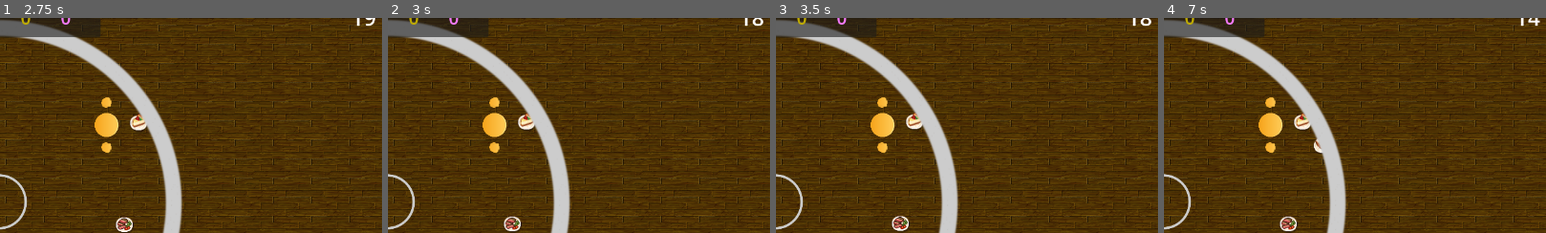
Above: before the commit, frames 1-4 (left to right).
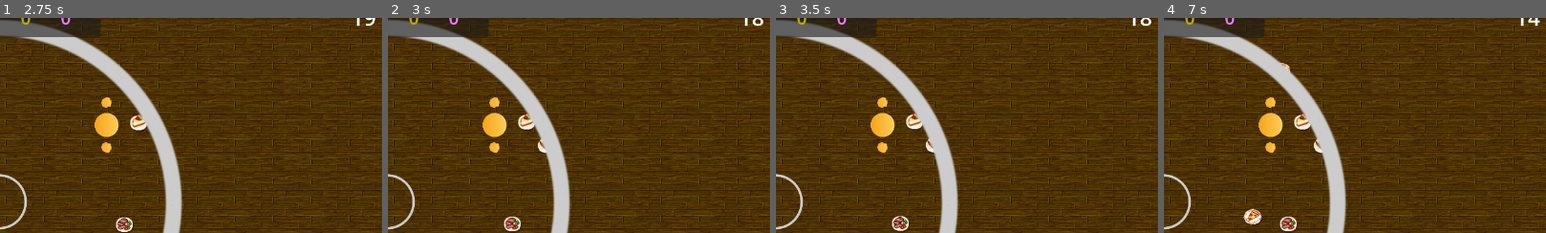
Above: after the commit, the same moments.

Repository: louiidev/ggj24_sumo
Game: Godot game, scene res://Scenes/Lobby.tscn
Two runs of this game, one before a commit and one after it. Both use one fixed random seed, a clock stepped at 60 frames per second and the inputs below.
Inputs:
- Up to frame 1 (2.75 s): tap Enter (ui_accept) at 0.5, 0.77, 1.52 s
- Up to frame 2 (3 s): no input
- Up to frame 3 (3.5 s): tap Enter (ui_accept) at 3.02 s
- Up to frame 4 (7 s): tap Enter (ui_accept) at 3.77, 4.52, 6.02, 6.77 s
The pictures show only the part of the screen within x 49-99%, y 7-57%; the shares and areas given below are measured in that part.

Frame 1 is identical in both runs. In frame 2, 0.1% of the frame differs, in the area x 39-42%, y 56-64%; in frame 3, less than 0.1%; in frame 4, 0.3%, in the area x 20-33%, y 20-97%.

Commit message:
added 3 new powerups

Diff:
--- a/Scenes/Player.gd
+++ b/Scenes/Player.gd
@@ -10,6 +10,7 @@
 var playerLookDirection = Vector2.ZERO
 var lookDirection = 0.0
 var speedBoostSeconds = 0
+var stuckBoostSeconds = 0
 
 var hasTackled: bool = false;
 
@@ -27,13 +28,14 @@
 	var texture = ImageTexture.create_from_image(image)
 	body.texture = texture
 
-
 # Called when the node enters the scene tree for the first time.
 func _ready():
 	gravity_scale = 0.0
 	lock_rotation = true
 	GameGlobals.updateScore.connect(scoreUpdate)
 	set_sprite()
+	GameGlobals.updateCountdown.connect(tickProcess)
+	GameGlobals.powerupTrigger.connect(handlePowerup)
 
 func _process(delta):
 	if !is_player:
@@ -76,7 +78,12 @@
 		$Labels.rotation = rotation * -1
 
 func _integrate_forces(state):
-	state.apply_force(playerMoveDirection * moveSpeed)
+	var boostMultiplier = 1
+	if(speedBoostSeconds > 0):
+		boostMultiplier = boostMultiplier * 2.5
+	if(stuckBoostSeconds > 0):
+		boostMultiplier = boostMultiplier * 0.4
+	state.apply_force(playerMoveDirection * moveSpeed * boostMultiplier)
 
 	if !is_player:
 		return
@@ -88,8 +95,10 @@
 
 func handlePowerup(powerupType):
 	match powerupType:
-		3: #SPEED_PLAYER
-			speedBoostSeconds = 3
+		GameGlobals.powerupType.SPEED_PLAYER:
+			speedBoostSeconds = 5
+		GameGlobals.powerupType.MUD:
+			stuckBoostSeconds = 5
 
 func scoreUpdate(playerNumIn, scoreIn):
 	if(deviceId == playerNumIn):
@@ -116,3 +125,9 @@
 
 func _on_attack_timer_timeout():
 	canAttack = true
+
+func tickProcess():
+	if(speedBoostSeconds > 0):
+		speedBoostSeconds -=1
+	if(stuckBoostSeconds > 0):
+		stuckBoostSeconds -=1
--- a/Scenes/Powerup.gd
+++ b/Scenes/Powerup.gd
@@ -51,16 +51,14 @@
 "98_sushi_dish.png",
 "51_giantgummybear_dish.png"]
 
-enum powerupType {SCORE,DUD,REVERSE_SCORE,SPEED_PLAYER}
-
-var type:powerupType = powerupType.DUD
+var type:GameGlobals.powerupType = GameGlobals.powerupType.DUD
 
 @export var timeToLive = 10
 
 # Called when the node enters the scene tree for the first time.
 func _ready():
 	$Dish.texture = load('images/food/' + food_files.pick_random())
-	type = powerupType.values().pick_random()
+	type = GameGlobals.powerupType.values().pick_random()
 	GameGlobals.updateCountdown.connect(updateCountdown)
 
 func updateCountdown():
@@ -70,19 +68,26 @@
 
 func onPlayerTouch(objIn):
 	match type:
-		powerupType.SCORE:
+		GameGlobals.powerupType.SCORE:
 			GameGlobals.playerScores[objIn.deviceId] += 10
 			GameGlobals.updateScore.emit(objIn.deviceId, 10)
 			$Label.text = '10 Points'
-		powerupType.DUD:
+		GameGlobals.powerupType.DUD:
 			$Label.text = 'Bad luck!'
-		powerupType.REVERSE_SCORE:
+		GameGlobals.powerupType.REVERSE_SCORE:
 			$Label.text = 'King loser'
-			GameGlobals.powerupTrigger.emit(powerupType.REVERSE_SCORE)
-		powerupType.SPEED_PLAYER:
+			GameGlobals.powerupTrigger.emit(GameGlobals.powerupType.REVERSE_SCORE)
+		GameGlobals.powerupType.SPEED_PLAYER:
 			$Label.text = 'Need for speed'
-			print(objIn)
-			objIn.handlePowerup(powerupType.SPEED_PLAYER)
+			objIn.handlePowerup(GameGlobals.powerupType.SPEED_PLAYER)
+		GameGlobals.powerupType.MUD:
+			$Label.text = 'Stuck in the mud'
+			GameGlobals.powerupTrigger.emit(GameGlobals.powerupType.MUD)
+			objIn.stuckBoostSeconds = 0
+		GameGlobals.powerupType.TELEPORT:
+			$Label.text = 'Suprise!'
+			GameGlobals.powerupTrigger.emit(GameGlobals.powerupType.TELEPORT)
+
 
 	$Label.visible = true
 	var tween = get_tree().create_tween()
--- a/Scenes/main.gd
+++ b/Scenes/main.gd
@@ -15,6 +15,7 @@
 func _ready():
 	for num in powerupsAtStart:
 		addPowerup()
+	GameGlobals.powerupTrigger.connect(handlePowerup)
 
 	#if players.size() == 0:
 		# FOR TESTING (REMOVE ONCE DONE)
@@ -34,7 +35,7 @@
 func secondPast():
 	GameGlobals.countDown -= 1
 	GameGlobals.updateCountdown.emit()
-	if(GameGlobals.countDown % 5 ==0):
+	if(GameGlobals.countDown % 2 ==0):
 		addPowerup()
 
 
@@ -50,8 +51,14 @@
 	for p in playerData:
 		add_player(p)
 
-
-
 func _on_second_passed_timeout():
 	secondPast()
-	pass # Replace with function body.
+
+func handlePowerup(typeIn):
+	match typeIn:
+		GameGlobals.powerupType.TELEPORT:
+			for p in players:
+				var r = boundsRadius * sqrt(randf())
+				var theta = randf() * 2 * PI
+				p.position.x = $Boundry.position.x + r * cos(theta)
+				p.position.y = $Boundry.position.y + r * sin(theta)
--- a/game_globals.gd
+++ b/game_globals.gd
@@ -8,3 +8,5 @@
 var playerColors: Array[String] = ['#00a700', '#ff604f', '#c0ac00', '#f67aff']
 enum PlayerType { Player, CPU }
 var countDown = 20
+
+enum powerupType {SCORE,DUD,REVERSE_SCORE,SPEED_PLAYER,MUD,TELEPORT}
